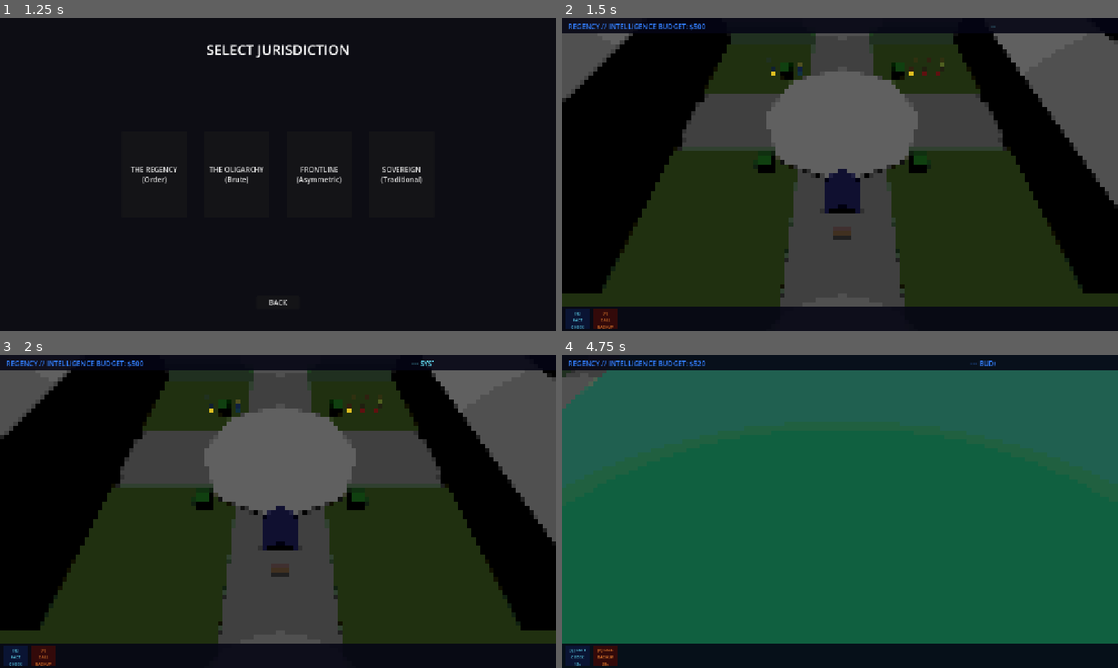
Above: before the commit, frames 1-4 (two rows, left to right).
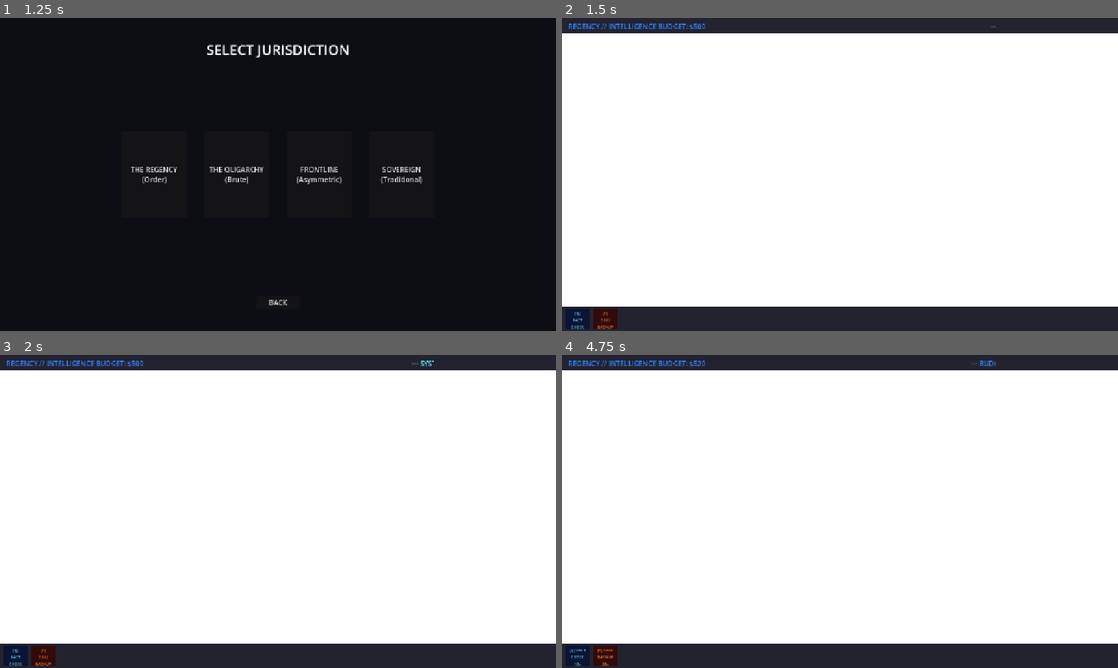
Above: after the commit, the same moments.

Repository: grantl12/rts
Game: Godot game, scene res://scenes/ui/main_menu.tscn
Same seed, same stepped clock (60 frames per second), same inputs: the game is played once before the commit and once after it. Sound files missing from this copy of the repository are replaced by a short silence.
Inputs (mouse positions are in pixels of both pictures, inside the frame that each line leads up to):
- Up to frame 1 (1.25 s): click "INITIATE NEW AUDIT" at 0.5 s
- Up to frame 2 (1.5 s): click "THE REGENCY (Order)" at 1.25 s
- Up to frame 3 (2 s): no input
- Up to frame 4 (4.75 s): tap Enter at 2 s; move the mouse to (962, 495) at 2.02 s; hold Right (ui_right) 2.03-2.78 s; tap Q at 2.1, 3.6 s; click (962, 495) at 2.17 s; move the mouse to (728, 527) at 2.77 s; hold Down (ui_down) 2.78-3.53 s; tap E at 2.85, 4.35 s; move the mouse to (895, 442) at 3.52 s; hold Right (ui_right) 3.53-4.28 s; move the mouse to (812, 574) at 4.27 s; hold Up (ui_up) from 4.28 s (still down); click (812, 574) at 4.42 s

Frame 1 is identical in both runs. In frame 2, 95% of the frame differs, in the area x 0-100%, y 0-100%; in frame 3, 95%; in frame 4, 99%.

Commit message:
refactor: enhance Quad map with more buildings and campus styling

Diff:
--- /dev/null
+++ b/client/resources/units/civilian.tres
@@ -0,0 +1,21 @@
+[gd_resource type="Resource" script_class="UnitResource" load_steps=2 format=3]
+
+[ext_resource type="Script" path="res://scripts/resources/unit_resource.gd" id="1_res"]
+
+[resource]
+script = ExtResource("1_res")
+unit_name = "Civilian"
+unit_type = "Civilian"
+faction = "Neutral"
+max_vitality = 50.0
+max_bureaucracy = 100.0
+max_supplies = 0.0
+damage = 0.0
+attack_range = 0.0
+attack_speed = 0.0
+accuracy = 0.0
+soul_id = ""
+veterancy_rank = 1
+map_cap_reached = false
+metadata = {}
+sprite_scale = 1.0
--- a/client/scripts/managers/skirmish_generator.gd
+++ b/client/scripts/managers/skirmish_generator.gd
@@ -85,12 +85,13 @@
 	get_tree().current_scene.add_child.call_deferred(ap)
 
 func spawn_civilian_cluster(pos: Vector3):
+	var civ_res = load("res://resources/units/civilian.tres")
 	for i in range(civilians_per_cluster):
 		var civ_pos = pos + Vector3(randf_range(-3, 3), 0, randf_range(-3, 3))
-		var civ_scene = load("res://scenes/units/civilian_base.tscn")
-		# Script fallback
-		var civ = CharacterBody3D.new()
+		var civ_scene = load("res://scenes/units/unit_base.tscn") # Use unit_base
+		var civ = civ_scene.instantiate()
 		civ.set_script(load("res://scripts/units/civilian.gd"))
+		civ.data = civ_res
 		civ.position = civ_pos
 		get_tree().current_scene.add_child.call_deferred(civ)
 
--- a/client/scripts/maps/the_quad_visuals.gd
+++ b/client/scripts/maps/the_quad_visuals.gd
@@ -42,10 +42,22 @@
 func _generate_external_buildings():
 	# Surrounding University Buildings (Huge lo-fi boxes)
 	var buildings = [
-		{"pos": Vector3(-50, 10, 0), "size": Vector3(30, 20, 80), "name": "Liberal Arts"},
-		{"pos": Vector3(50, 10, 0), "size": Vector3(30, 20, 80), "name": "Sciences"},
-		{"pos": Vector3(0, 10, -50), "size": Vector3(80, 20, 30), "name": "Library"},
-		{"pos": Vector3(0, 10, 50), "size": Vector3(80, 20, 30), "name": "Admissions"}
+		{"pos": Vector3(-50, 10, 0), "size": Vector3(30, 20, 80), "name": "Liberal Arts Wing"},
+		{"pos": Vector3(50, 10, 0), "size": Vector3(30, 20, 80), "name": "Sciences Block"},
+		{"pos": Vector3(0, 10, -50), "size": Vector3(80, 20, 30), "name": "Central Library"},
+		{"pos": Vector3(0, 10, 50), "size": Vector3(80, 20, 30), "name": "Admissions Hall"},
+
+		# Additional buildings for density and campus feel
+		{"pos": Vector3(-80, 8, 30), "size": Vector3(40, 16, 40), "name": "Engineering Annex"},
+		{"pos": Vector3(-80, 8, -30), "size": Vector3(40, 16, 40), "name": "Research Lab"},
+		{"pos": Vector3(80, 8, 30), "size": Vector3(40, 16, 40), "name": "Student Union"},
+		{"pos": Vector3(80, 8, -30), "size": Vector3(40, 16, 40), "name": "Administration Tower"},
+
+		# Some smaller structures / variations
+		{"pos": Vector3(-30, 5, 50), "size": Vector3(20, 10, 20), "name": "Campus Ministry"},
+		{"pos": Vector3(30, 5, 50), "size": Vector3(20, 10, 20), "name": "Student Services"},
+		{"pos": Vector3(-70, 6, 70), "size": Vector3(15, 12, 15), "name": "Faculty Offices"},
+		{"pos": Vector3(70, 6, 70), "size": Vector3(15, 12, 15), "name": "Faculty Offices"}
 	]
 
 	for b in buildings:
@@ -54,18 +66,22 @@
 		box.position = b.pos
 		var mat = StandardMaterial3D.new()
 		mat.albedo_color = Color(0.3, 0.3, 0.35) # Brutalist concrete
+		mat.roughness = 0.8
 		box.material = mat
 		add_child(box)
 
 		# Add a simple window grid effect (emissive)
-		for y in range(3):
+		# This creates emissive blocks simulating lit windows
+		for y_offset in range(3):
 			var windows = CSGBox3D.new()
-			windows.size = Vector3(b.size.x + 0.2, 1, b.size.z + 0.2)
-			windows.position = b.pos + Vector3(0, -5 + (y * 5), 0)
+			windows.size = Vector3(b.size.x + 0.2, 1.2, b.size.z + 0.2) # Slightly larger to wrap edges
+			# Position windows along the height of the building, adjusted for building size
+			windows.position = b.pos + Vector3(0, -b.size.y/2.0 + 2.0 + (float(y_offset) * (b.size.y / 3.0)), 0)
 			var w_mat = StandardMaterial3D.new()
 			w_mat.albedo_color = Color(0, 0, 0)
 			w_mat.emission_enabled = true
 			w_mat.emission = Color(0.1, 0.4, 0.3) # "Internal System" glow
+			w_mat.shading_mode = BaseMaterial3D.SHADING_MODE_UNSHADED
 			windows.material = w_mat
 			add_child(windows)
 
--- a/client/shaders/post_process_pixelation.gdshader
+++ b/client/shaders/post_process_pixelation.gdshader
@@ -1,17 +1,29 @@
 shader_type canvas_item;
 
-uniform int pixel_size = 4;
+uniform int pixel_size = 3;
+uniform float scanline_intensity = 0.15;
+uniform float color_bleed = 0.001;
 uniform sampler2D screen_texture : hint_screen_texture, repeat_disable, filter_nearest;
 
 void fragment() {
     vec2 uv = SCREEN_UV;
-    float x = float(int(uv.x * float(textureSize(screen_texture, 0).x) / float(pixel_size))) * float(pixel_size) / float(textureSize(screen_texture, 0).x);
-    float y = float(int(uv.y * float(textureSize(screen_texture, 0).y) / float(pixel_size))) * float(pixel_size) / float(textureSize(screen_texture, 0).y);
 
-    vec3 color = texture(screen_texture, vec2(x, y)).rgb;
+    // Pixelation
+    vec2 resolution = vec2(textureSize(screen_texture, 0));
+    vec2 pixel_uv = floor(uv * resolution / float(pixel_size)) * float(pixel_size) / resolution;
 
-    // Slight color crushing for that lo-fi feel
-    color = floor(color * 16.0) / 16.0;
+    // Color Bleed (Pseudo-Chromatic Aberration for CRT feel)
+    float r = texture(screen_texture, pixel_uv + vec2(color_bleed, 0.0)).r;
+    float g = texture(screen_texture, pixel_uv).g;
+    float b = texture(screen_texture, pixel_uv - vec2(color_bleed, 0.0)).b;
+    vec3 color = vec4(r, g, b, 1.0).rgb;
+
+    // CRT Scanlines
+    float scanline = sin(uv.y * resolution.y * 1.5) * scanline_intensity;
+    color -= scanline;
+
+    // Gritty Contrast / Color Crushing
+    color = mix(color, floor(color * 8.0) / 8.0, 0.5); # Gritty palette
 
     COLOR = vec4(color, 1.0);
 }
Binary file added: client/assets/sprites/units/civilian.png
Binary file added: client/assets/sprites/units/contractor.png
Binary file added: client/assets/sprites/units/maga_patriot.png
Binary file added: client/assets/sprites/units/park_ranger.png
Binary file added: client/assets/sprites/units/proxy.png
Not shown, changed: GEMINI.md
Not shown, added: gen_sprites.py
